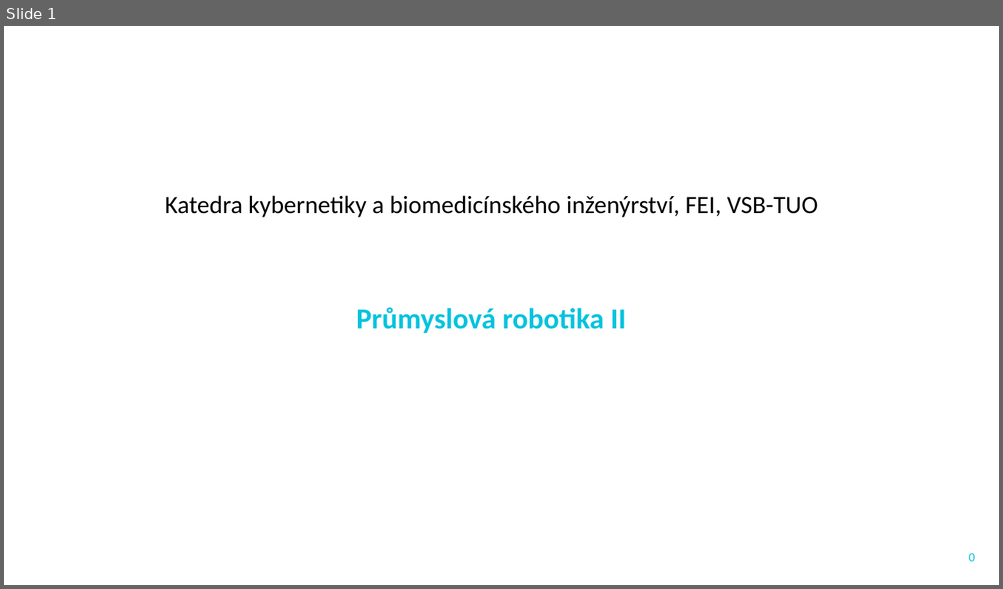
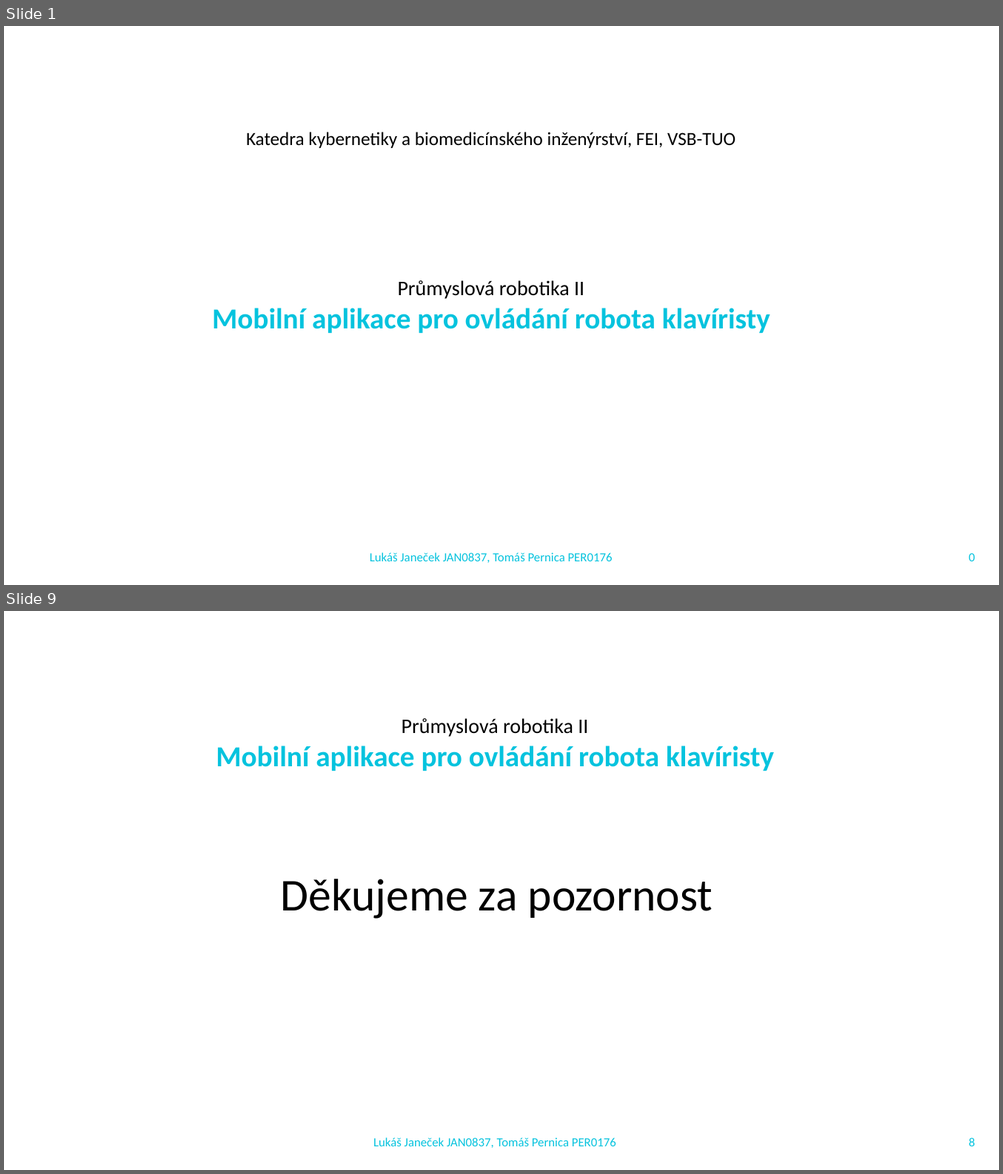
Before and after one commit to LukiJanecek/AdvancedPianistRobot, a slide deck: Dokumentace/JAN0837_PER0176_PRII.pptx. Shown one above the other, each under a label of ours: slide 1 before the commit, slides 1 and 9 after it; the slides between them are not shown. The pictures are 1003x589 and 1003x1174 pixels, drawn with LibreOffice and Linux fonts; fonts in the diff are those of the drawing; background and template pictures are left out. Boxes give left, top, right and bottom in pixels: in the first picture for what was removed or moved away, otherwise in the second. Text is boxed around its words. In the diff, an @@ line names an element or a change of style, - is before the commit and + after.

```diff
--- a/Dokumentace/JAN0837_PER0176_PRII.pptx
+++ b/Dokumentace/JAN0837_PER0176_PRII.pptx
@@ slide 9 added at <box>4,611,999,1170</box>, background #FFFFFF @@
@@ text added at <box>216,718,774,771</box>, 28 pt, text #05C3DE, bold @@
+Průmyslová robotika II
+Mobilní aplikace pro ovládání robota klavíristy
@@ text added at <box>281,879,713,919</box>, 44 pt, text #000000 @@
+Děkujeme za pozornost
@@ text added at <box>373,1138,616,1148</box>, 12 pt, text #05C3DE @@
+Lukáš Janeček JAN0837, Tomáš Pernica PER0176
@@ page number added at <box>968,1138,974,1147</box>, 12 pt, text #05C3DE @@
+8
@@ slide 1 changed as well @@
@@ text "Katedra kybernetiky a biomedicínského inženýrství, ...": place and size @@
-text "Katedra kybernetiky a biomedicínského inženýrství, ..." at <box>165,195,818,218</box>
+text "Katedra kybernetiky a biomedicínského inženýrství, ..." at <box>246,132,735,148</box>
@@ text "Katedra kybernetiky a biomedicínského inženýrství, ..." at <box>246,132,735,148</box>: size 24 to 18 pt @@
@@ text "Průmyslová robotika II": place and size @@
-text "Průmyslová robotika II" at <box>356,307,626,333</box>
+text "Průmyslová robotika II" at <box>212,281,770,333</box>
@@ text at <box>398,281,584,299</box>: size 28 to 20 pt, text colour #05C3DE to #000000, bold off in "Průmyslová robotika II" @@
@@ text at <box>212,308,770,333</box>: paragraph added @@
+Mobilní aplikace pro ovládání robota klavíristy
@@ text added at <box>370,553,612,563</box>, 12 pt, text #05C3DE @@
+Lukáš Janeček JAN0837, Tomáš Pernica PER0176
```
Also in this commit, not shown: 7 other slides added, 2 slides removed, 7 other files.
